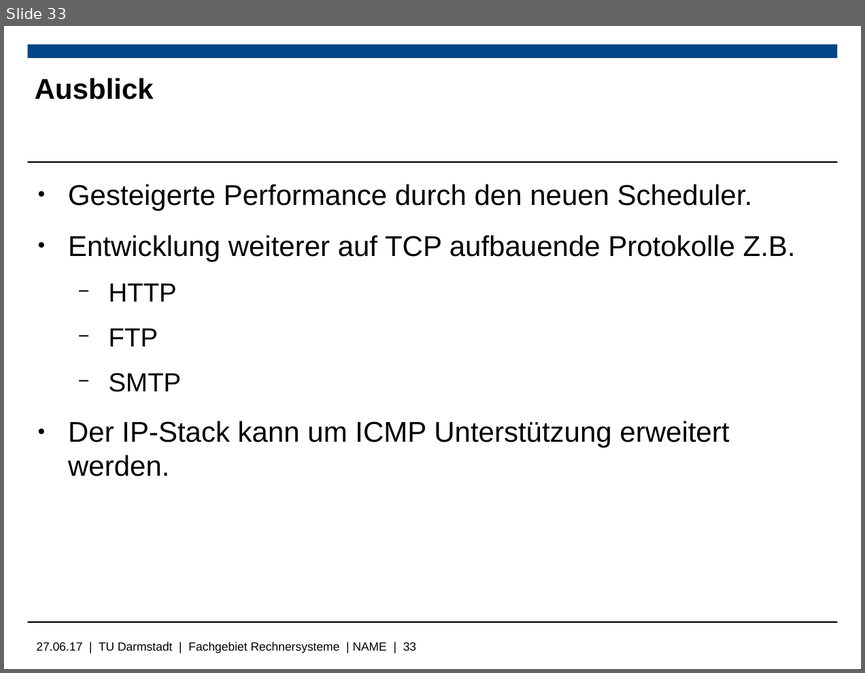
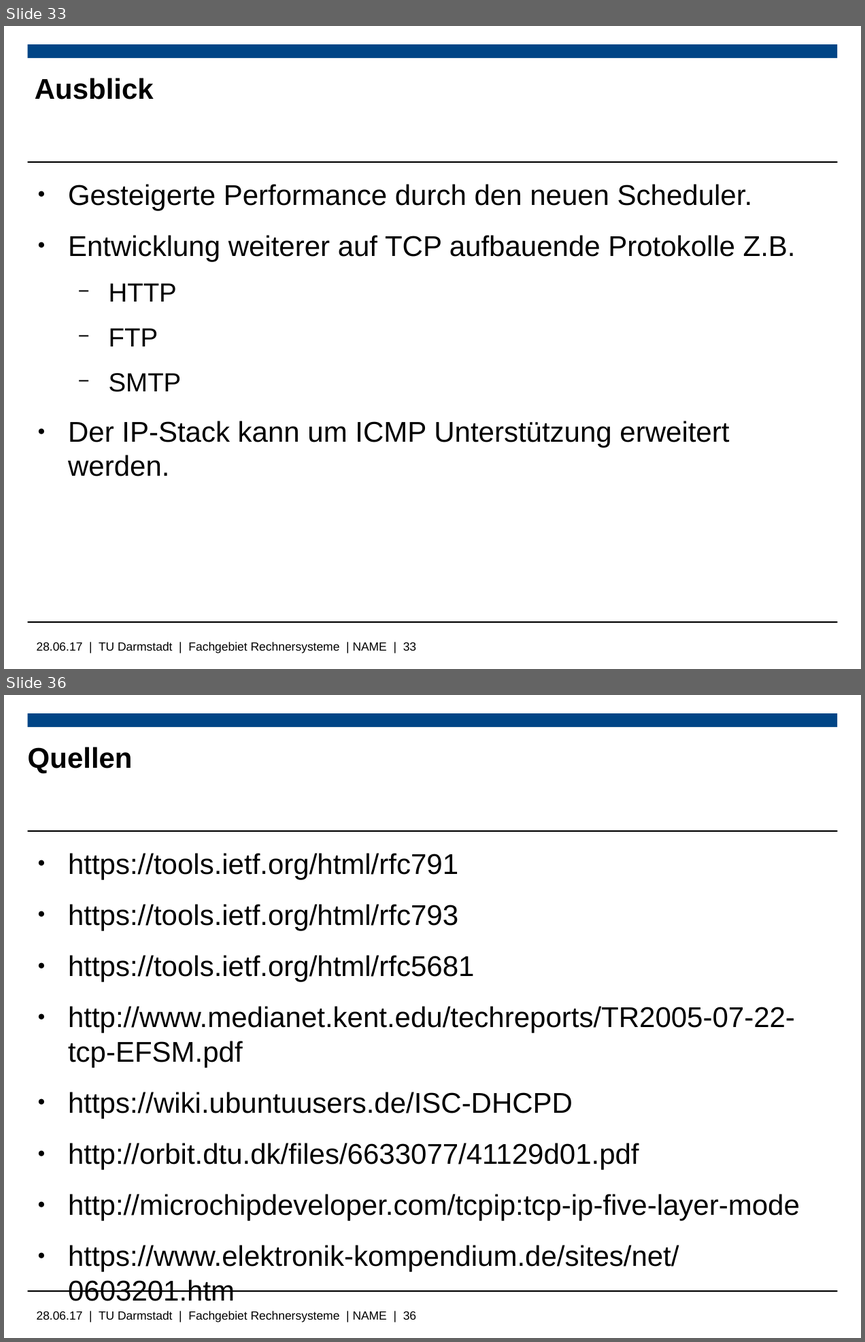
Before and after one commit to Wiero/Bachelorarbeit, a slide deck: Bachelorpräsenation.odp. Shown one above the other, each under a label of ours: slide 33 before the commit, slides 33 and 36 after it; the slides between them are not shown. The pictures are 865x673 and 865x1342 pixels, drawn with LibreOffice and Linux fonts; fonts in the diff are those of the drawing; background and template pictures are left out. Boxes give left, top, right and bottom in pixels: in the first picture for what was removed or moved away, otherwise in the second. Text is boxed around its words. In the diff, an @@ line names an element or a change of style, - is before the commit and + after.

```diff
--- a/Bachelorpräsenation.odp
+++ b/Bachelorpräsenation.odp
@@ slide 36 added at <box>4,695,861,1338</box>, background #FFFFFF; not listed: 4 template elements that a slide beside it also shows @@
@@ title added at <box>28,747,133,773</box>, 24 pt, text #000000, bold @@
+Quellen
@@ text added at <box>68,853,800,1272</box>, 24 pt, text #000000 @@
+● https://tools.ietf.org/html/rfc791
+● https://tools.ietf.org/html/rfc793
+● https://tools.ietf.org/html/rfc5681
+● http://www.medianet.kent.edu/techreports/TR2005-07-22-tcp-EFSM.pdf
+● https://wiki.ubuntuusers.de/ISC-DHCPD
+● http://orbit.dtu.dk/files/6633077/41129d01.pdf
+● http://microchipdeveloper.com/tcpip:tcp-ip-five-layer-mode
+● https://www.elektronik-kompendium.de/sites/net/0603201.htm
@@ text at <box>37,641,416,653</box>: text changed @@
-27.06.17 | TU Darmstadt | Fachgebiet Rechnersysteme | NAME | 33
+28.06.17 | TU Darmstadt | Fachgebiet Rechnersysteme | NAME | 33
```
Also in this commit, not shown: 7 slides changed, 2 other slides added, 5 other files.
